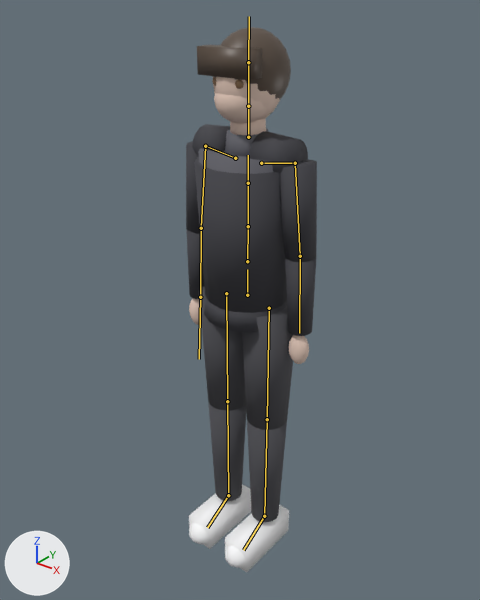
The glTF model assets/models/player/spiderman_newlife.glb, before and after one commit.
Before and after are seen from a 50 mm camera at (1.225, -1.572, 1.968) aimed at (-0.037, 0.006, 0.99). The lights are fixed; the arrows at lower left show +X, +Y and +Z. The picture after the commit comes second. The bones that change, and the others that lie on the model, are drawn over the model as lines.

The first picture shows 'Body'.
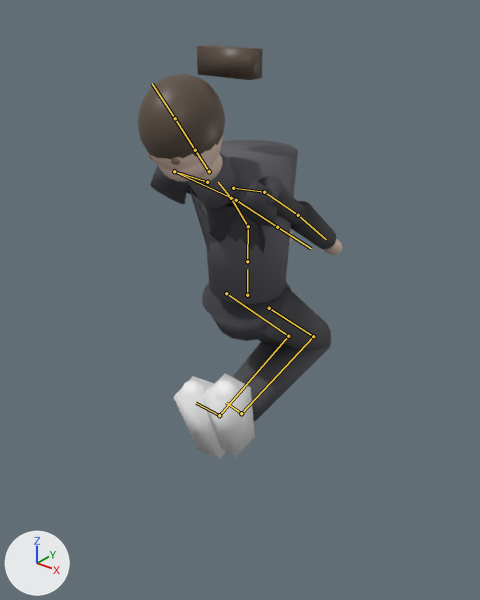
The newer file adds an action. The first version stands in its rest pose; the second is drawn at frame 1 of the action 'wall_climb'.

Diff of the bpy script that builds the scene:
```diff
--- a/assets/models/player/spiderman_newlife.glb.py
+++ b/assets/models/player/spiderman_newlife.glb.py
@@ bone_leftupleg @@
 bone_leftupleg = bpy.data.objects['Armature'].pose.bones['LeftUpLeg']  # child of 'Hips'
-bone_leftupleg.rotation_quaternion = (1.0, 0.0, 0.0, 0.0)  # degrees (0, 0, 0)
+bone_leftupleg.rotation_quaternion = (0.897, 0.438, 0.017, 0.057)  # degrees (52, -1, 7)
@@ bone_leftleg @@
 bone_leftleg = bpy.data.objects['Armature'].pose.bones['LeftLeg']  # child of 'LeftUpLeg'
-bone_leftleg.rotation_quaternion = (1.0, 0.0, 0.0, 0.0)  # degrees (0, 0, 0)
+bone_leftleg.rotation_quaternion = (0.446, -0.895, 0.0, 0.0)  # degrees (-127, 0, 0)
@@ bone_rightupleg @@
 bone_rightupleg = bpy.data.objects['Armature'].pose.bones['RightUpLeg']  # child of 'Hips'
-bone_rightupleg.rotation_quaternion = (1.0, 0.0, 0.0, 0.0)  # degrees (0, 0, 0)
+bone_rightupleg.rotation_quaternion = (0.912, 0.406, -0.017, -0.058)  # degrees (48, 1, -7)
@@ bone_rightleg @@
 bone_rightleg = bpy.data.objects['Armature'].pose.bones['RightLeg']  # child of 'RightUpLeg'
-bone_rightleg.rotation_quaternion = (1.0, 0.0, 0.0, 0.0)  # degrees (0, 0, 0)
+bone_rightleg.rotation_quaternion = (0.492, -0.87, 0.0, 0.0)  # degrees (-121, 0, 0)
@@ bone_spine1 @@
 bone_spine1 = bpy.data.objects['Armature'].pose.bones['Spine1']  # child of 'Spine'
-bone_spine1.rotation_quaternion = (1.0, 0.0, 0.0, 0.0)  # degrees (0, 0, 0)
+bone_spine1.rotation_quaternion = (0.951, 0.309, 0.0, 0.0)  # degrees (36, 0, 0)
@@ bone_spine2 @@
 bone_spine2 = bpy.data.objects['Armature'].pose.bones['Spine2']  # child of 'Spine1'
-bone_spine2.rotation_quaternion = (1.0, 0.0, 0.0, 0.0)  # degrees (0, 0, 0)
+bone_spine2.rotation_quaternion = (0.998, 0.07, 0.0, 0.0)  # degrees (8, 0, 0)
@@ bone_leftarm @@
 bone_leftarm = bpy.data.objects['Armature'].pose.bones['LeftArm']  # child of 'LeftShoulder'
-bone_leftarm.rotation_quaternion = (1.0, 0.0, 0.0, 0.0)  # degrees (0, 0, 0)
+bone_leftarm.rotation_quaternion = (-0.528, -0.19, 0.828, 0.024)  # degrees (-29, -120, 43)
@@ bone_leftforearm @@
 bone_leftforearm = bpy.data.objects['Armature'].pose.bones['LeftForeArm']  # child of 'LeftArm'
-bone_leftforearm.rotation_quaternion = (1.0, 0.0, 0.0, 0.0)  # degrees (0, 0, 0)
+bone_leftforearm.rotation_quaternion = (0.682, -0.028, 0.731, -0.001)  # degrees (30, 95, 32)
@@ bone_neck @@
 bone_neck = bpy.data.objects['Armature'].pose.bones['Neck']  # child of 'Spine2'
-bone_neck.rotation_quaternion = (1.0, 0.0, 0.0, 0.0)  # degrees (0, 0, 0)
+bone_neck.rotation_quaternion = (0.999, -0.052, 0.0, 0.0)  # degrees (-6, 0, 0)
@@ bone_rightarm @@
 bone_rightarm = bpy.data.objects['Armature'].pose.bones['RightArm']  # child of 'RightShoulder'
-bone_rightarm.rotation_quaternion = (1.0, 0.0, 0.0, 0.0)  # degrees (0, 0, 0)
+bone_rightarm.rotation_quaternion = (-0.528, -0.19, -0.828, -0.024)  # degrees (-29, 120, -43)
@@ bone_rightforearm @@
 bone_rightforearm = bpy.data.objects['Armature'].pose.bones['RightForeArm']  # child of 'RightArm'
-bone_rightforearm.rotation_quaternion = (1.0, 0.0, 0.0, 0.0)  # degrees (0, 0, 0)
+bone_rightforearm.rotation_quaternion = (0.682, -0.028, -0.731, 0.001)  # degrees (30, -95, -32)
```

Boxes [x1, y1, x2, y2] around the edits, measured in the pictures (480 x 600 px):
'Body', posed (56% wider, 24% shorter): before [186, 27, 317, 572]; after [138, 45, 343, 459]
bone 'LeftUpLeg', root to tip: before (269, 308) to (267, 419); after (269, 308) to (313, 336)
bone 'LeftLeg', root to tip: before (267, 419) to (264, 516); after (313, 336) to (241, 413)
bone 'RightUpLeg', root to tip: before (226, 293) to (227, 401); after (226, 293) to (288, 336)
bone 'RightLeg', root to tip: before (227, 401) to (228, 495); after (288, 336) to (219, 415)
bone 'Spine1', root to tip: before (248, 226) to (248, 183); after (248, 226) to (231, 198)
bone 'Spine2', root to tip: before (248, 183) to (248, 155); after (231, 198) to (218, 182)
bone 'LeftArm', root to tip: before (295, 163) to (300, 256); after (264, 192) to (298, 215)
bone 'LeftForeArm', root to tip: before (300, 256) to (299, 333); after (298, 215) to (326, 239)
bone 'Neck', root to tip: before (248, 137) to (248, 106); after (209, 171) to (195, 150)
bone 'RightArm', root to tip: before (205, 146) to (201, 228); after (174, 171) to (236, 200)
bone 'RightForeArm', root to tip: before (201, 228) to (200, 297); after (236, 200) to (277, 227)
